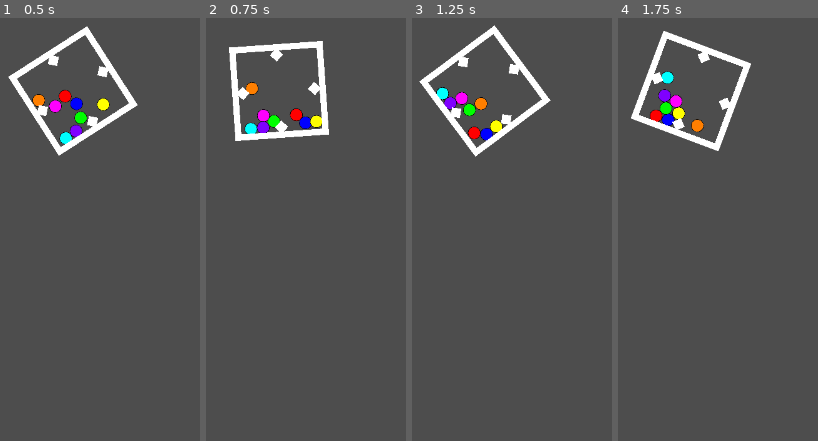
Above: before the commit, frames 1-4 (left to right).
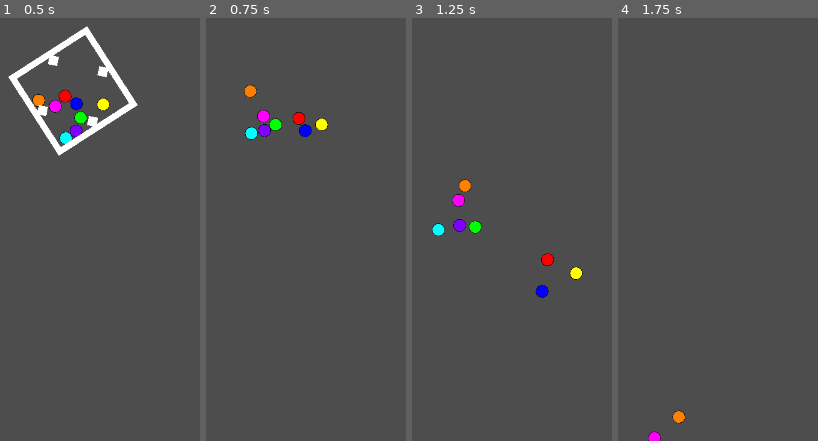
Above: after the commit, the same moments.

Repository: Seremor108/marblerun
Game: Godot game, scene res://main.tscn
The game is run twice, just before and just after one commit, with the same random seed, the same clock (stepped at 60 frames per second) and the same inputs.
Inputs (mouse positions are in pixels of both pictures, inside the frame that each line leads up to):
- Up to frame 1 (0.5 s): no input
- Up to frame 2 (0.75 s): move the mouse to (outside the picture) at 0.52 s; click (outside the picture) at 0.67 s
- Up to frame 3 (1.25 s): no input
- Up to frame 4 (1.75 s): move the mouse to (outside the picture) at 1.27 s; click (outside the picture) at 1.42 s

Frame 1 is identical in both runs. In frame 2, 4.0% of the frame differs, in the area x 11-62%, y 5-30%; in frame 3, 5.6%, in the area x 3-86%, y 1-67%; in frame 4, 4.7%.

Commit message:
m m

Diff:
--- a/assets/sequences/marble_box.tscn
+++ b/assets/sequences/marble_box.tscn
@@ -3,7 +3,34 @@
 [ext_resource type="PackedScene" uid="uid://c1d3ia0ju1yj4" path="res://assets/objects/marble/marble.tscn" id="1_r1kf3"]
 [ext_resource type="PackedScene" uid="uid://77menssyvicf" path="res://assets/objects/container/container.tscn" id="2_m78il"]
 
+[sub_resource type="GDScript" id="GDScript_buysq"]
+resource_name = "marble_box"
+script/source = "extends Node2D
+
+
+# Called when the node enters the scene tree for the first time.
+func _ready() -> void:
+	pass # Replace with function body.
+
+
+# Called every frame. 'delta' is the elapsed time since the previous frame.
+func _process(delta: float) -> void:
+	pass
+
+func _input(event: InputEvent) -> void:
+	if event is InputEventMouseButton:
+		var mouseEvent = event as InputEventMouseButton
+		if mouseEvent.button_index == 1:
+			DissolveWalls()
+
+func DissolveWalls() -> void:
+	if $Container == null: return
+	$Container.queue_free()
+	print(\"START!!!\")
+"
+
 [node name="MarbleBox" type="Node2D" unique_id=1336995911]
+script = SubResource("GDScript_buysq")
 
 [node name="Marble1" parent="." unique_id=1480184691 instance=ExtResource("1_r1kf3")]
 modulate = Color(1, 0, 0, 1)
